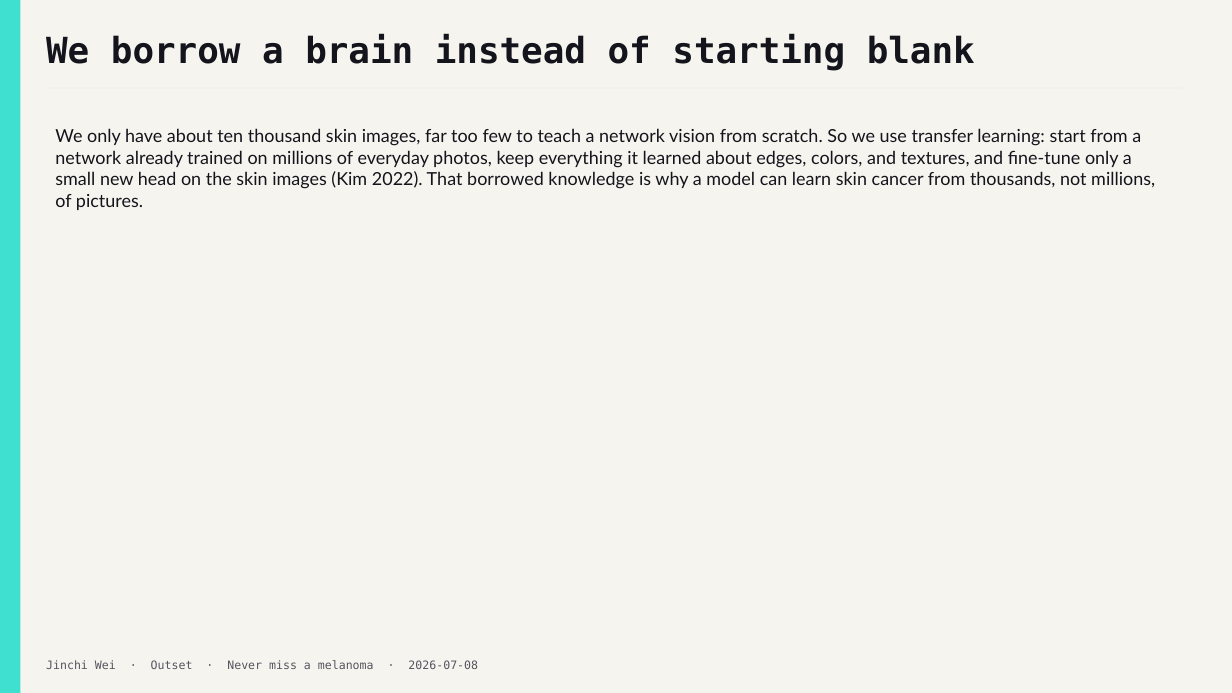
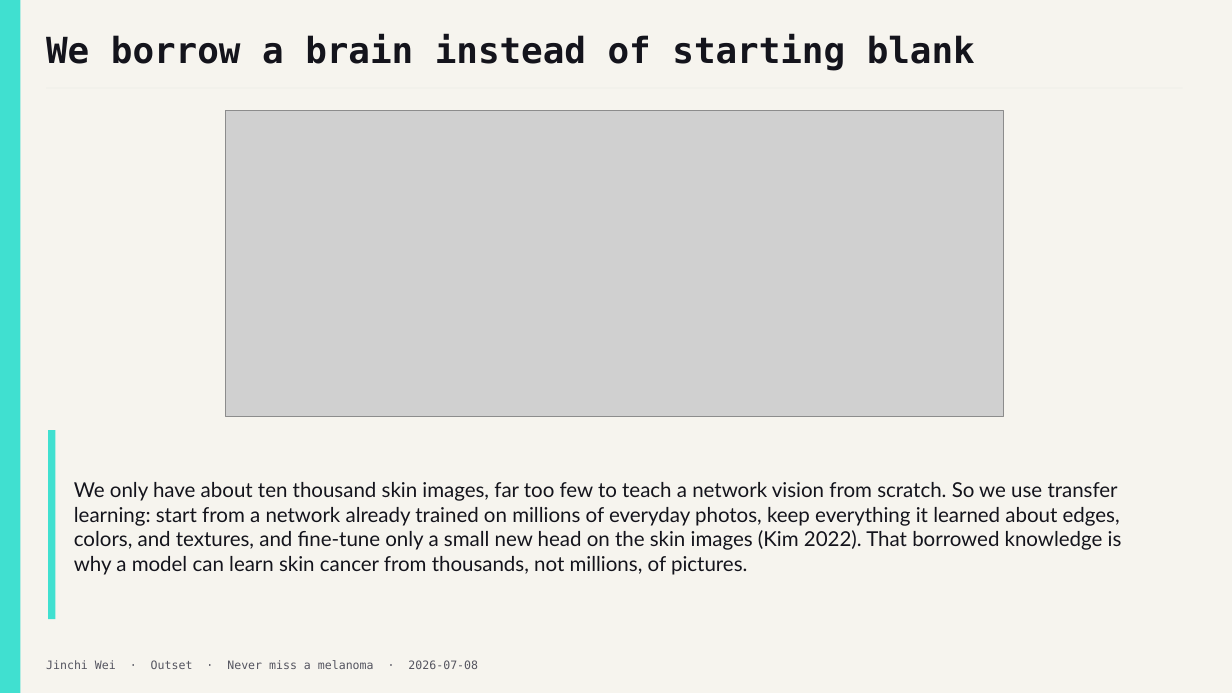
Before and after one commit to jinchiwei/outset-ai-healthcare, a slide deck: slide 5 of solutions/g2_skin_screening/slides/g2_skin_screening.pptx. Drawn at 1232x693 pixels with LibreOffice and Linux fonts; fonts in the diff are those of the drawing; grey boxes stand for pictures. Boxes give left, top, right and bottom in pixels: in the first picture for what was removed or moved away, otherwise in the second. Text is boxed around its words. In the diff, an @@ line names an element or a change of style, - is before the commit and + after.

```diff
--- a/solutions/g2_skin_screening/slides/g2_skin_screening.pptx
+++ b/solutions/g2_skin_screening/slides/g2_skin_screening.pptx
@@ picture added at (x1=226, y1=111, x2=1004, y2=417) @@
@@ rectangle added at (x1=48, y1=431, x2=55, y2=619), fill #40E0D0 @@
@@ text "We only have about ten ..." moved from (x1=55, y1=128, x2=1155, y2=210) to (x1=74, y1=482, x2=1122, y2=575) @@
@@ text "We only have about ten ..." at (x1=74, y1=482, x2=1122, y2=575): size 14 to 16 pt; vertical alignment top to middle @@
```
Also in this commit, not shown: 11 other slides changed, 3 other files.
